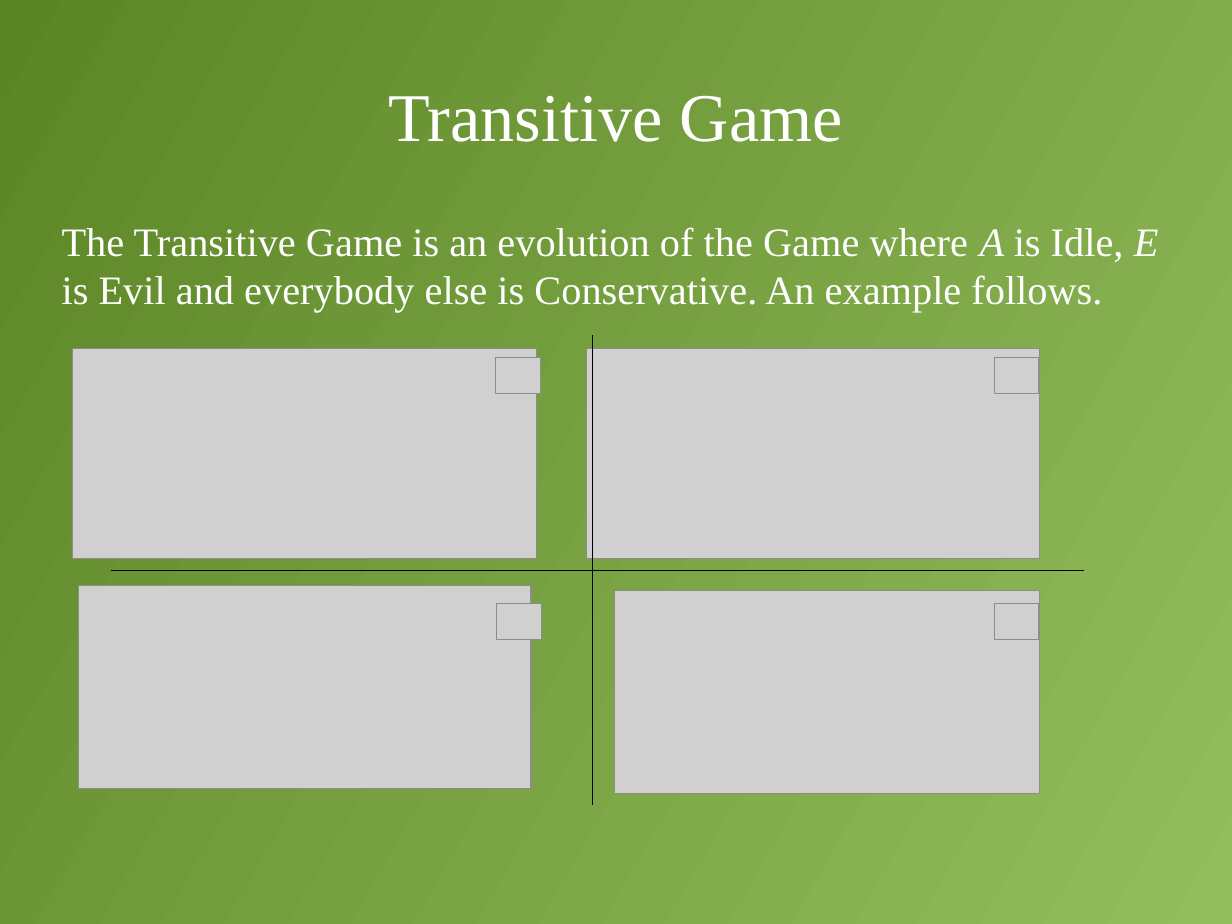
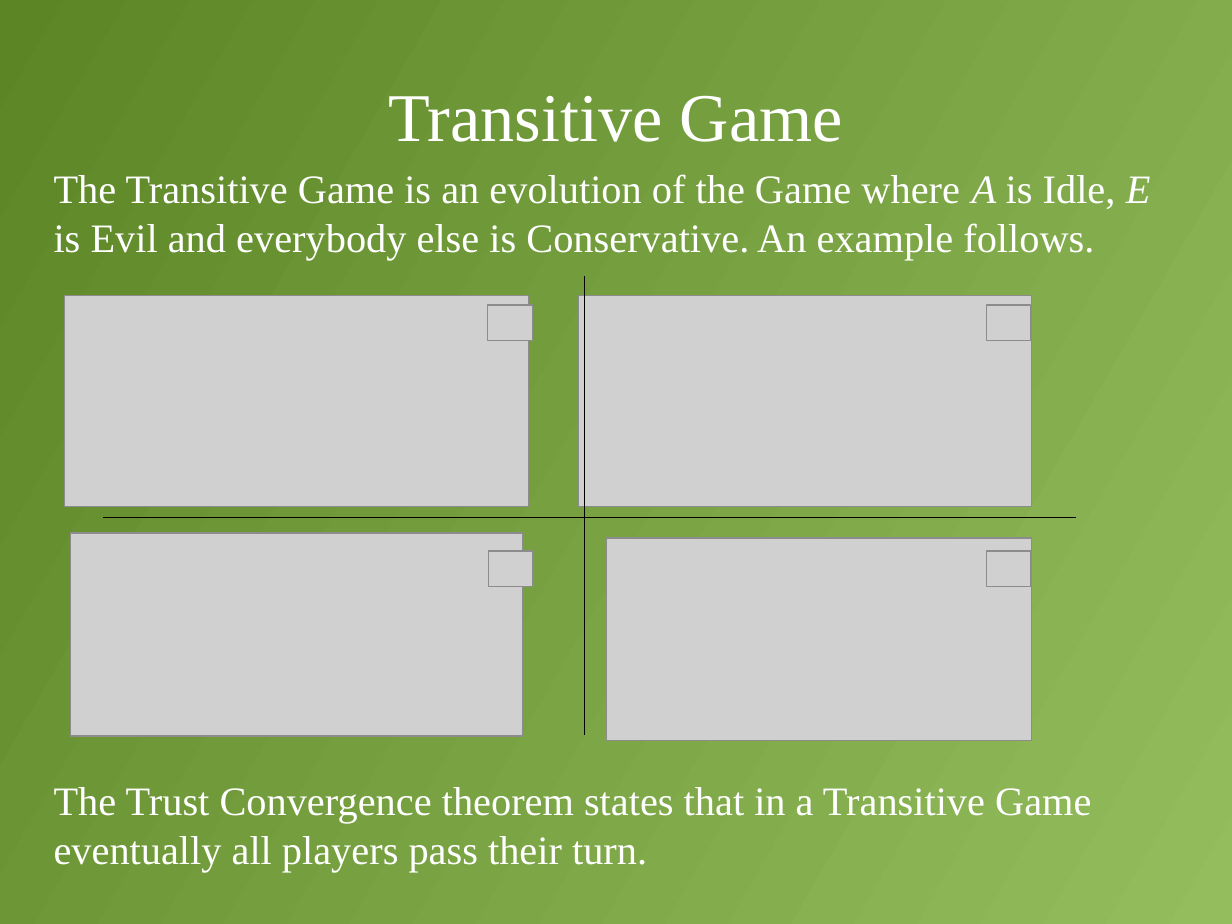
Before and after one commit to decrypto-org/TrustIsRisk, a slide deck: slide 13 of presentations/AtheCrypt10-1-2017/AtheCrypt10-1-2017.odp. Drawn at 1232x924 pixels with LibreOffice and Linux fonts; fonts in the diff are those of the drawing; grey boxes stand for pictures. Boxes give left, top, right and bottom in pixels: in the first picture for what was removed or moved away, otherwise in the second. Text is boxed around its words. In the diff, an @@ line names an element or a change of style, - is before the commit and + after.

```diff
--- a/presentations/AtheCrypt10-1-2017/AtheCrypt10-1-2017.odp
+++ b/presentations/AtheCrypt10-1-2017/AtheCrypt10-1-2017.odp
@@ text "The Transitive Game is an ...": place and size @@
-text "The Transitive Game is an ..." at [62,227,1159,313]
+text "The Transitive Game is an ..." at [54,174,1151,872]
@@ line moved from (593, 335) - (593, 805) to (585, 276) - (585, 735) @@
@@ picture: place and size @@
-picture at [496,358,541,394]
+picture at [489,305,533,341]
@@ line moved from (112, 570) - (1084, 570) to (104, 518) - (1077, 518) @@
@@ picture: place and size @@
-picture at [615,590,1040,794]
+picture at [607,538,1032,741]
@@ picture: place and size @@
-picture at [496,604,541,639]
+picture at [489,551,533,587]
@@ 5 pictures: place and size @@
-5 pictures at [73,348,1040,789]
+5 pictures at [65,295,1032,737]
@@ text at [54,787,1091,872]: paragraph added @@
+The Trust Convergence theorem states that in a Transitive Game eventually all players pass their turn.
```
Also in this commit, not shown: 1 slide added, 6 other files.
